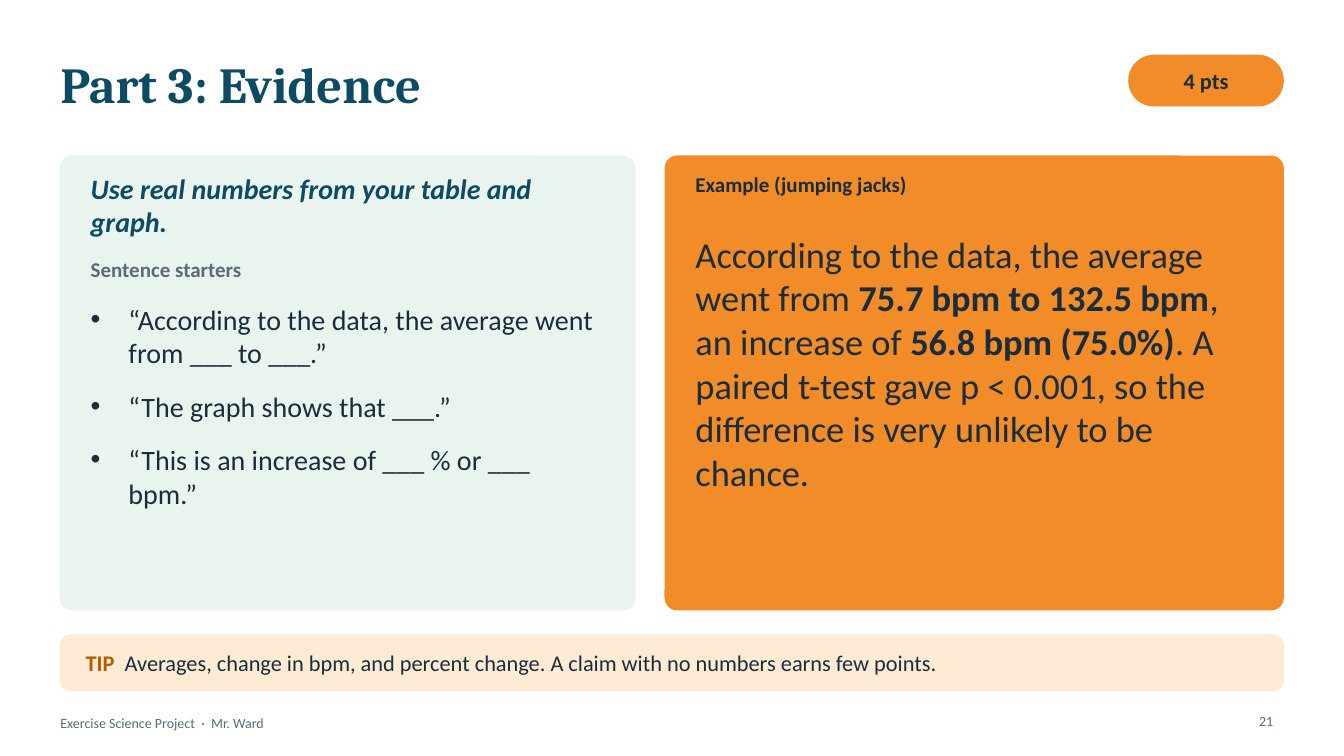
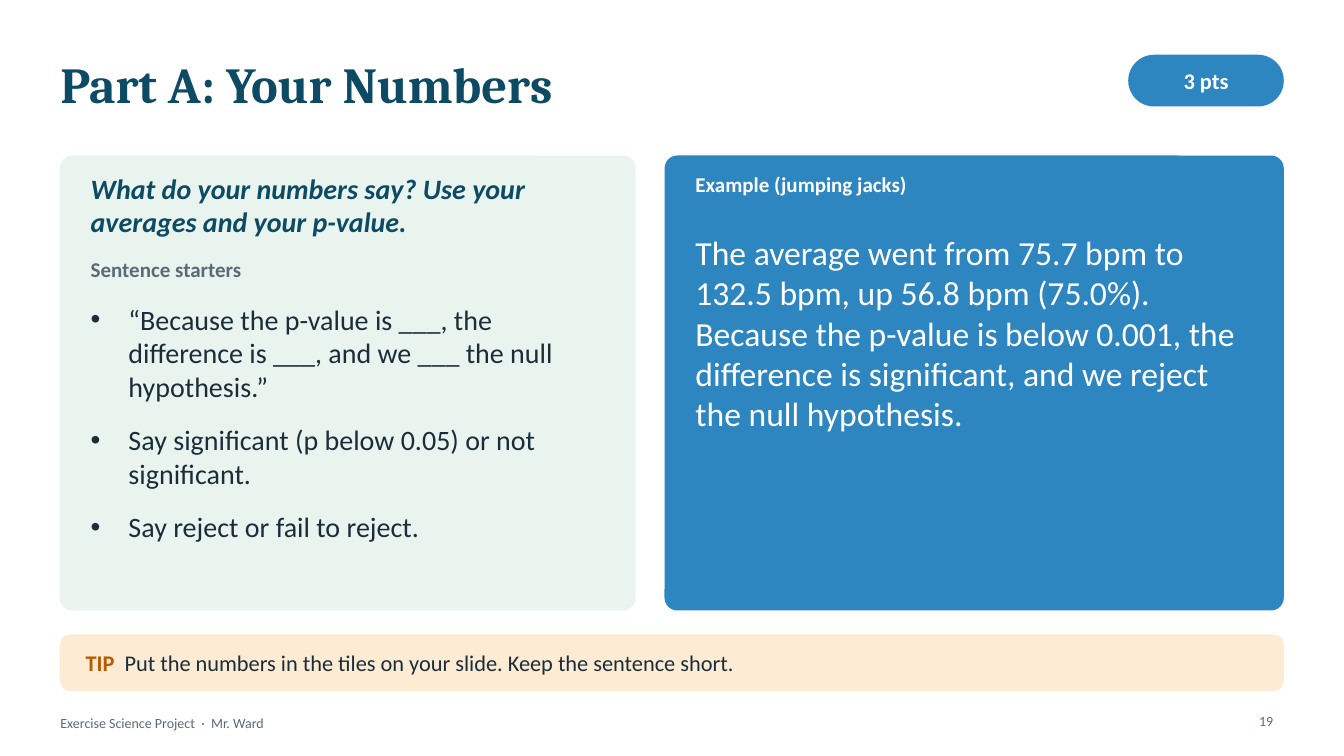
Before and after one commit to rward-prog/tri-1-7thgrade-project, a slide deck: slide 19 of files/Intro_and_Conclusion_Guide.pptx (slide 21 before the commit). Drawn at 1344x756 pixels with LibreOffice and Linux fonts; fonts in the diff are those of the drawing. Boxes give left, top, right and bottom in pixels: in the first picture for what was removed or moved away, otherwise in the second. Text is boxed around its words. In the diff, an @@ line names an element or a change of style, - is before the commit and + after.

```diff
--- a/files/Intro_and_Conclusion_Guide.pptx
+++ b/files/Intro_and_Conclusion_Guide.pptx
@@ rounded rectangle at (1129, 55, 1284, 106): fill #F28C28 to #2E86C1; outline #F28C28 1 pt to #2E86C1 1 pt @@
@@ title at (60, 68, 553, 104): text changed @@
-Part 3: Evidence
+Part A: Your Numbers
@@ text at (1184, 74, 1229, 93): text changed; text colour #1A2D3A to #FFFFFF @@
-4 pts
+3 pts
@@ text at (91, 179, 525, 237): text changed @@
-Use real numbers from your table and graph.
+What do your numbers say? Use your averages and your p-value.
@@ rounded rectangle at (665, 156, 1284, 610): fill #F28C28 to #2E86C1; outline #F28C28 1 pt to #2E86C1 1 pt @@
@@ text "Example (jumping jacks)" at (695, 176, 906, 196): text colour #1A2D3A to #FFFFFF @@
@@ text at (695, 241, 1235, 432): text changed; size 26 to 24 pt; text colour #1A2D3A to #FFFFFF @@
-According to the data, the average went from 75.7 bpm to 132.5 bpm, an increase of 56.8 bpm (75.0%). A paired t-test gave p < 0.001, so the difference is very unlikely to be chance.
+The average went from 75.7 bpm to 132.5 bpm, up 56.8 bpm (75.0%). Because the p-value is below 0.001, the difference is significant, and we reject the null hypothesis.
@@ text at (128, 310, 552, 542): text changed @@
-• “According to the data, the average went from ___ to ___.”
-• “The graph shows that ___.”
-• “This is an increase of ___ % or ___ bpm.”
+• “Because the p-value is ___, the difference is ___, and we ___ the null hypothesis.”
+• Say significant (p below 0.05) or not significant.
+• Say reject or fail to reject.
@@ text at (86, 655, 733, 675): text changed @@
-TIP Averages, change in bpm, and percent change. A claim with no numbers earns few points.
+TIP Put the numbers in the tiles on your slide. Keep the sentence short.
@@ page number at (1259, 717, 1273, 726): text changed @@
-21
+19
```
Also in this commit, not shown: 4 other slides changed, 5 slides added, 5 slides removed, 20 other files.
